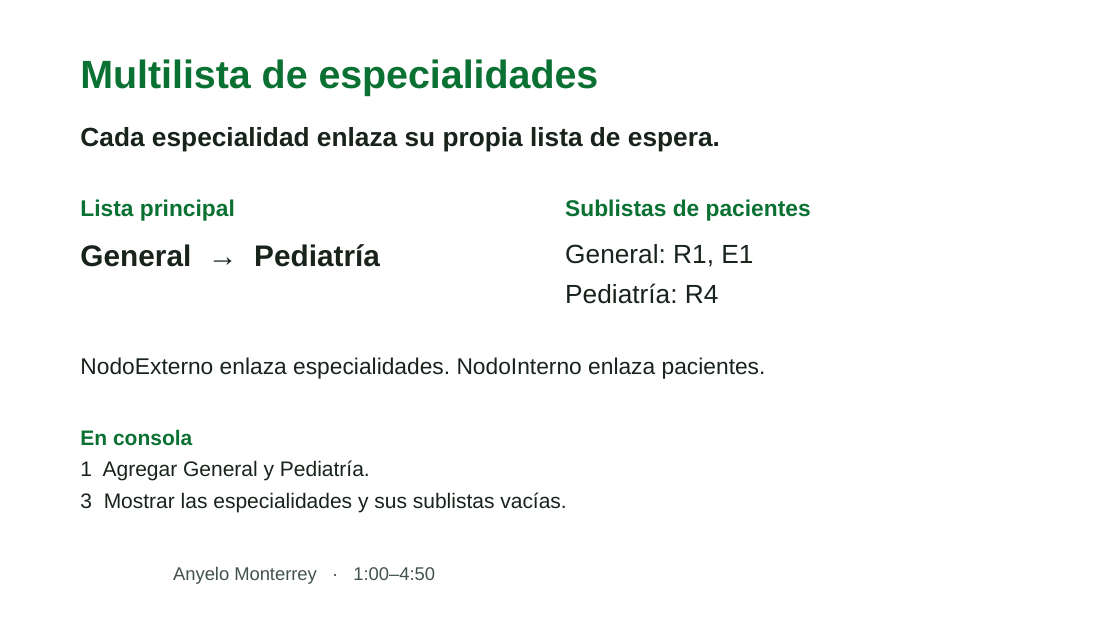
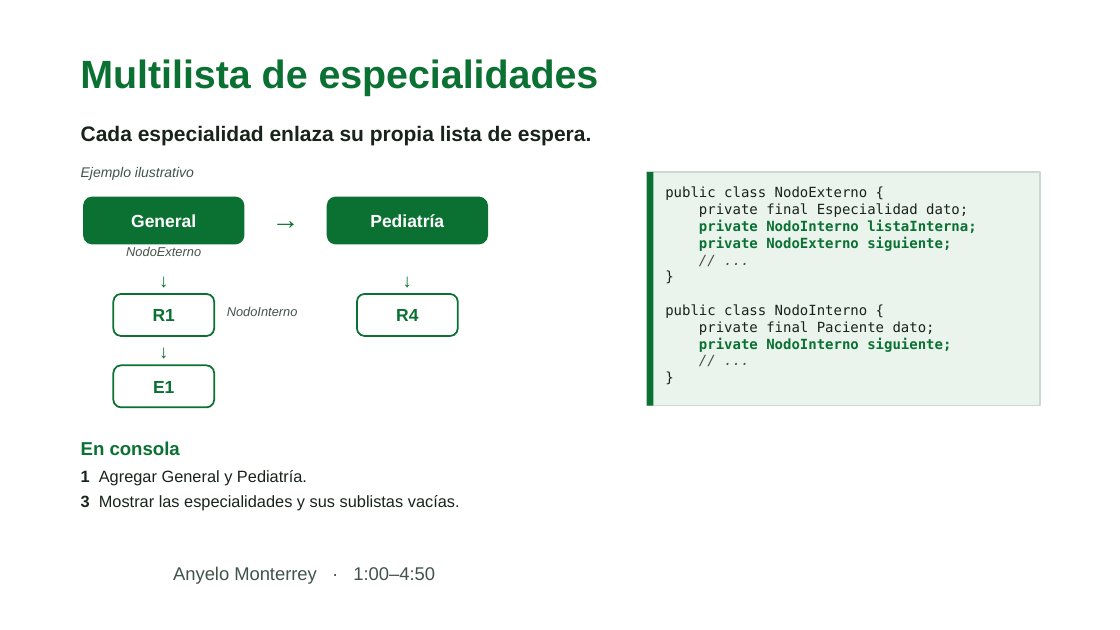
Before and after one commit to whoislaura/clinica-turnos-prioritarios, a slide deck: slide 3 of presentacion/Equipo-8-Clinica-de-turnos.pptx. Drawn at 1120x630 pixels with LibreOffice and Linux fonts; fonts in the diff are those of the drawing; background and template pictures are left out. Boxes give left, top, right and bottom in pixels: in the first picture for what was removed or moved away, otherwise in the second. Text is boxed around its words. In the diff, an @@ line names an element or a change of style, - is before the commit and + after.

```diff
--- a/presentacion/Equipo-8-Clinica-de-turnos.pptx
+++ b/presentacion/Equipo-8-Clinica-de-turnos.pptx
@@ text "Cada especialidad enlaza su propia ..." at [81,125,591,146]: size 22.5 to 18 pt @@
@@ text added at [81,167,194,180], 12 pt, text #42534A, italic @@
+Ejemplo ilustrativo
@@ rectangle added at [647,172,1040,406], fill #EAF4ED, outline #CBDAD0 1.25 pt @@
@@ rectangle added at [647,172,654,406], fill #0B7133 @@
@@ text removed at [80,199,235,220] @@
-Lista principal
@@ rounded rectangle added at [84,197,244,244], fill #0B7133, outline #0B7133 1.5 pt, 15 pt, text #FFFFFF, bold @@
+General
@@ text added at [248,202,323,244], 24 pt, text #0B7133, bold @@
+→
@@ rounded rectangle added at [328,197,487,244], fill #0B7133, outline #0B7133 1.5 pt, 15 pt, text #FFFFFF, bold @@
+Pediatría
@@ text removed at [565,199,811,220] @@
-Sublistas de pacientes
@@ text added at [665,186,976,352], 12 pt, text #18231B @@
+public class NodoExterno {
+private final Especialidad dato;
+private NodoInterno listaInterna;
+private NodoExterno siguiente;
+// ...
+}
+public class NodoInterno {
+private final Paciente dato;
+private NodoInterno siguiente;
+// ...
+}
@@ text removed at [80,244,380,267] @@
-General → Pediatría
@@ text added at [113,269,214,294], 16 pt, text #0B7133, bold @@
+↓
@@ text added at [126,246,201,256], 11 pt, text #42534A, italic @@
+NodoExterno
@@ text added at [357,269,458,294], 16 pt, text #0B7133, bold @@
+↓
@@ text removed at [565,244,753,267] @@
-General: R1, E1
@@ rounded rectangle added at [113,294,214,336], outline #0B7133 1.5 pt, 15 pt, text #0B7133, bold @@
+R1
@@ rounded rectangle added at [357,294,458,336], outline #0B7133 1.5 pt, 15 pt, text #0B7133, bold @@
+R4
@@ text removed at [565,283,719,304] @@
-Pediatría: R4
@@ text added at [227,307,298,316], 11 pt, text #42534A, italic @@
+NodoInterno
@@ text removed at [80,357,766,379] @@
-NodoExterno enlaza especialidades. NodoInterno enlaza pacientes.
@@ text added at [113,340,214,365], 16 pt, text #0B7133, bold @@
+↓
@@ rounded rectangle added at [113,365,214,408], outline #0B7133 1.5 pt, 15 pt, text #0B7133, bold @@
+E1
@@ text "En consola": place and size @@
-text "En consola" at [80,429,192,446]
+text "En consola" at [81,441,180,456]
@@ text "En consola" at [81,441,180,456]: size 18 to 16 pt @@
@@ text "1 Agregar General y Pediatría.": place and size @@
-text "1 Agregar General y Pediatría." at [80,460,370,481]
+text "1 Agregar General y Pediatría." at [81,470,307,486]
@@ text "1 Agregar General y Pediatría." at [81,470,307,486]: size 18 to 14 pt; bold on in "1" @@
@@ text "3 Mostrar las especialidades y ..." at [81,495,460,511]: size 18 to 14 pt; bold on in "3" @@
```
Also in this commit, not shown: 7 other slides changed, 2 other files.
